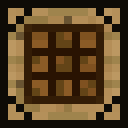
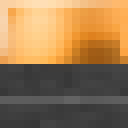
Layered file, before and after one edit (w=128, h=128). Changes by layer:
added group "Engineer Side" with 8 layers above "Engineer Top" over (0, 0, 128, 128)
added layer "TF Color #1" (hue) in group "Engineer Side" over (0, 0, 128, 64)
added layer "Layer #30" in group "Engineer Side" over (24, 0, 96, 48)
added layer "Layer #31" in group "Engineer Side" over (24, 0, 104, 72)
added layer "Layer #27" (luminosity, 51%) in group "Engineer Side" over (0, 0, 128, 128)
added layer "Pasted Layer #21" in group "Engineer Side" over (0, 0, 128, 64)
added layer "stone.png #6" in group "Engineer Side" over (0, 0, 128, 128)
